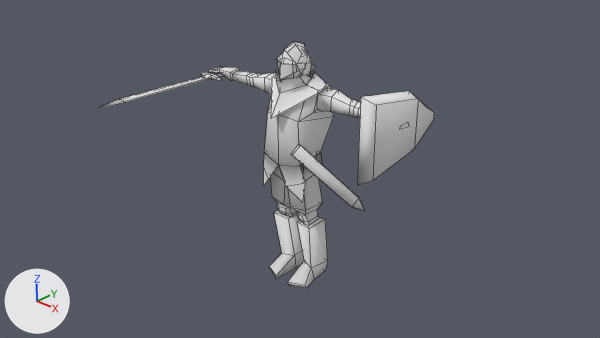
The Blender file examples/fps_game/data/knight_creature/knight.blend, before and after one commit.
Before and after are seen from the file's camera 'Camera'. Arrows for +X, +Y and +Z are at lower left; the lights stay in place. Mesh edges are drawn as thin lines.

Names of what the first picture shows: 'Knight'.
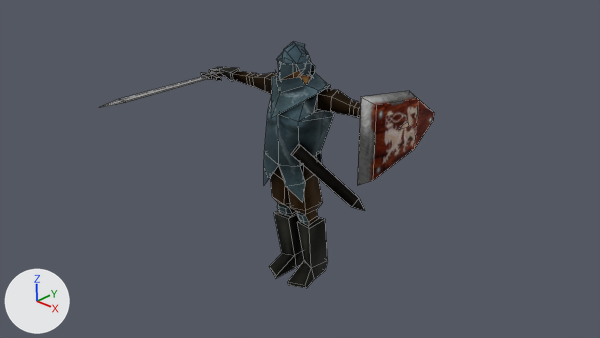
Commit message: knight in fps_demo as glTF

Boxes (x1, y1, x2, y2) around the edits, measured in the pictures (600 x 338 px):
'Knight', surface changed
    both: (101, 42, 434, 288)

Edits to the bpy script that builds the scene:
```text
Add img_knight_png:
    img_knight_png = load_image('Knight.png', 'knight.png', 512, 512, 'sRGB')
Change mat_knight:
    remove mat_knight.base_color = (0.8, 0.8, 0.8)  # white #e7e7e7
    mat_knight: diffuse_material('knight') -> principled_material('knight')
    add mat_knight.texture = img_knight_png
    mat_knight.metallic: 0.0 -> 1.0
    mat_knight.roughness: 0.5 -> 0.723
    add mat_knight.specular_ior_level = 0.0
```
